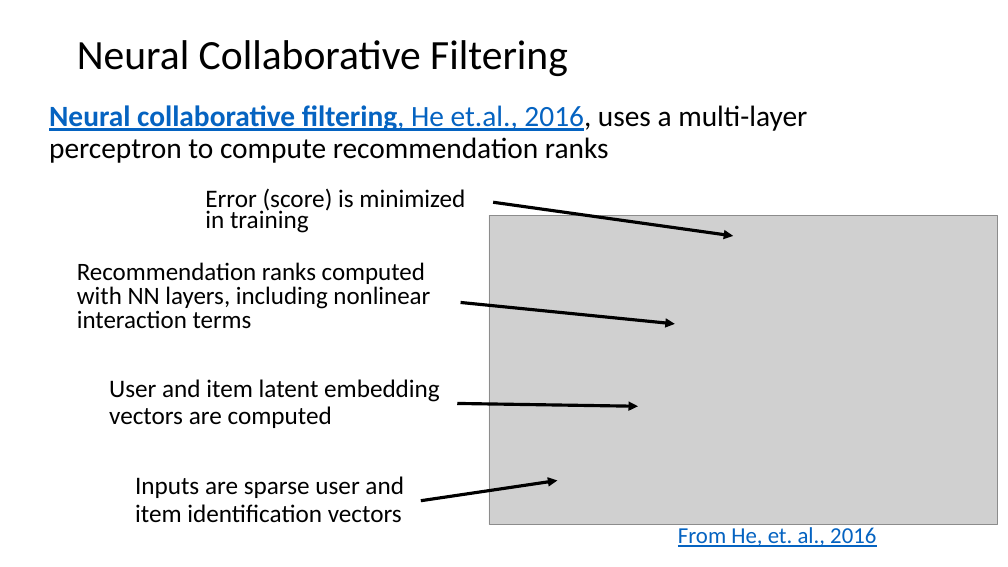
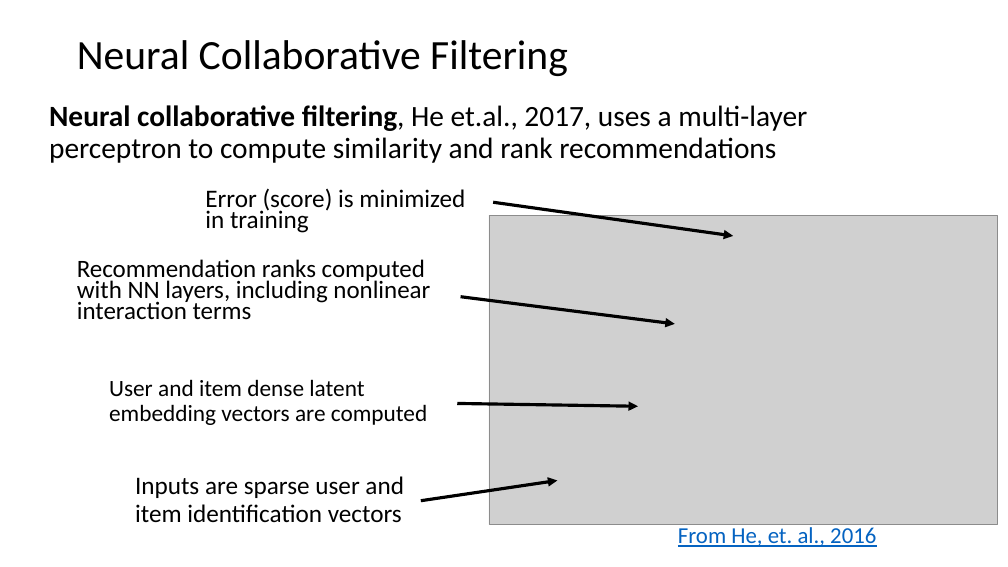
Before and after one commit to harelgabainew/school1, a slide deck: slide 79 of slides/8_RecommenderSystems.pptx (slide 74 before the commit). Drawn at 1008x567 pixels with LibreOffice and Linux fonts; fonts in the diff are those of the drawing; grey boxes stand for pictures. Boxes give left, top, right and bottom in pixels: in the first picture for what was removed or moved away, otherwise in the second. Text is boxed around its words. In the diff, an @@ line names an element or a change of style, - is before the commit and + after.

```diff
--- a/slides/8_RecommenderSystems.pptx
+++ b/slides/8_RecommenderSystems.pptx
@@ text at (x1=49, y1=105, x2=807, y2=163): text changed @@
-Neural collaborative filtering, He et.al., 2016, uses a multi-layer perceptron to compute recommendation ranks
+Neural collaborative filtering, He et.al., 2017, uses a multi-layer perceptron to compute similarity and rank recommendations
@@ text "Recommendation ranks computed with NN ..." at (x1=77, y1=259, x2=430, y2=320): line spacing 0.8 to 0.7 @@
@@ arrow moved from (461, 302) - (675, 324) to (461, 297) - (675, 324) @@
@@ text at (x1=109, y1=379, x2=427, y2=425): text changed; size 24 to 22.2 pt @@
-User and item latent embedding vectors are computed
+User and item dense latent embedding vectors are computed
```
Also in this commit, not shown: 43 other slides changed, 8 slides added.
